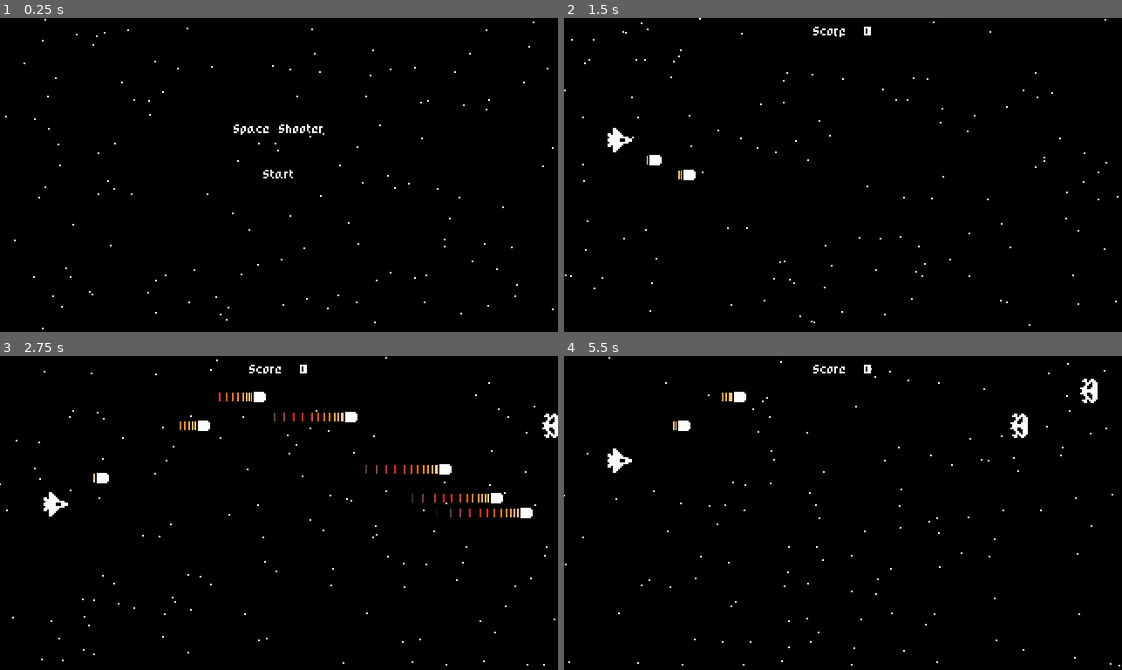
Above: before the commit, frames 1-4 (two rows, left to right).
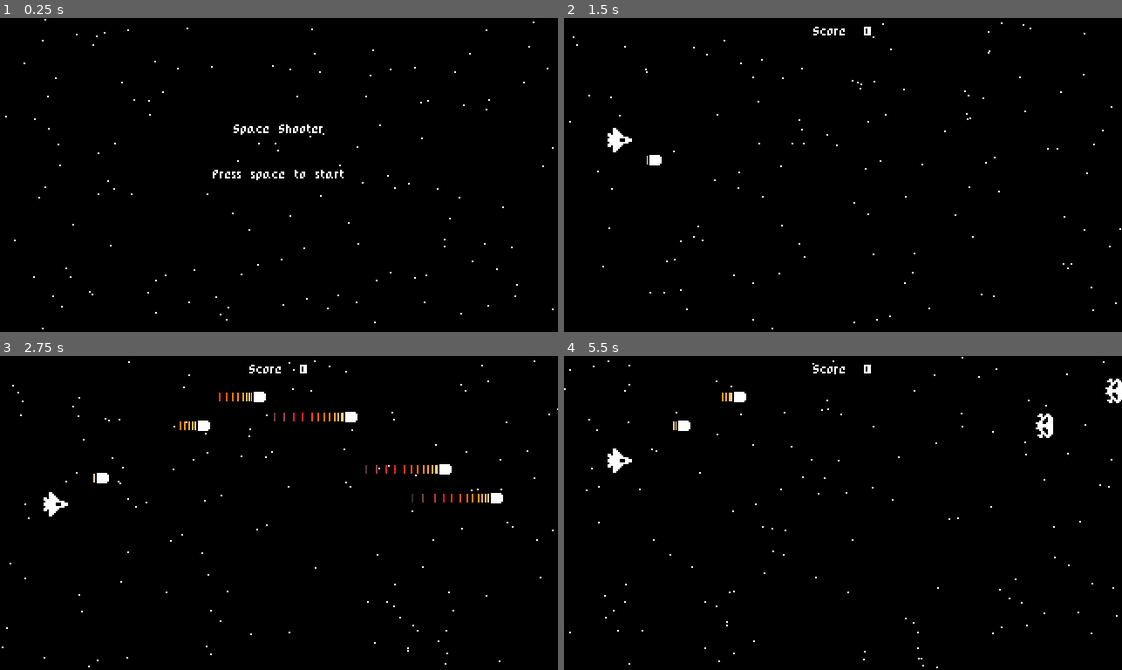
Above: after the commit, the same moments.

Repository: akira80kv/godot-space-shooter
Game: Godot game, scene res://StartMenu.tscn
The game is run twice, just before and just after one commit, with the same random seed, the same clock (stepped at 60 frames per second) and the same inputs.
Inputs (mouse positions are in pixels of both pictures, inside the frame that each line leads up to):
- Up to frame 1 (0.25 s): no input
- Up to frame 2 (1.5 s): click (843, 175) at 0.5 s, where only the run before the commit has a clickable "Start"; tap Space at 1.25 s; hold Up (ui_up) from 1.28 s (still down); tap Enter (ui_accept) at 1.35 s
- Up to frame 3 (2.75 s): tap Enter (ui_accept) at 1.52, 1.82, 2.1, 2.27, 2.57 s; release Up (ui_up) at 2.03 s; hold Down (ui_down) from 2.03 s (still down)
- Up to frame 4 (5.5 s): release Down (ui_down) at 2.78 s; hold Up (ui_up) 2.78-4.28 s; tap Enter (ui_accept) at 2.85, 3.6, 3.77, 4.07, 4.35, 4.52, 4.82, 5.1, 5.27 s; hold Down (ui_down) from 4.28 s (still down)

The runs differ from the first frame. In frame 1, 0.2% of the frame differs, in the area x 38-62%, y 48-52%; in frame 2, 0.5%; in frame 3, 0.7%; in frame 4, 1.0%, in the area x 0-100%, y 0-100%.

Commit message:
StartMenu made better

Diff:
--- a/StartMenu.gd
+++ b/StartMenu.gd
@@ -2,5 +2,6 @@
 
 
 
-func _on_StartButton_pressed():
-	get_tree().change_scene("res://World.tscn")
+func _process(delta):
+	if Input.is_action_just_pressed("ui_accept"):
+		get_tree().change_scene("res://World.tscn")
--- a/StartMenu.tscn
+++ b/StartMenu.tscn
@@ -1,10 +1,8 @@
-[gd_scene load_steps=5 format=2]
+[gd_scene load_steps=4 format=2]
 
 [ext_resource path="res://PixelFont.tres" type="DynamicFont" id=1]
 [ext_resource path="res://Particles2D.tscn" type="PackedScene" id=2]
 [ext_resource path="res://StartMenu.gd" type="Script" id=3]
-
-[sub_resource type="StyleBoxEmpty" id=1]
 
 [node name="StartMenu" type="Node"]
 script = ExtResource( 3 )
@@ -13,21 +11,6 @@
 anchor_right = 1.0
 anchor_bottom = 1.0
 color = Color( 0, 0, 0, 1 )
-__meta__ = {
-"_edit_use_anchors_": false
-}
-
-[node name="StartButton" type="Button" parent="."]
-margin_left = 128.0
-margin_top = 80.0
-margin_right = 192.0
-margin_bottom = 100.0
-custom_styles/hover = SubResource( 1 )
-custom_styles/pressed = SubResource( 1 )
-custom_styles/focus = SubResource( 1 )
-custom_styles/normal = SubResource( 1 )
-custom_fonts/font = ExtResource( 1 )
-text = "Start"
 __meta__ = {
 "_edit_use_anchors_": false
 }
@@ -44,5 +27,19 @@
 "_edit_use_anchors_": false
 }
 
+[node name="CenterContainer" type="CenterContainer" parent="."]
+anchor_right = 1.0
+anchor_bottom = 1.0
+__meta__ = {
+"_edit_use_anchors_": false
+}
+
+[node name="Label" type="Label" parent="CenterContainer"]
+margin_left = 122.0
+margin_top = 87.0
+margin_right = 198.0
+margin_bottom = 93.0
+custom_fonts/font = ExtResource( 1 )
+text = "Press space to start"
+
 [node name="Particles2D" parent="." instance=ExtResource( 2 )]
-[connection signal="pressed" from="StartButton" to="." method="_on_StartButton_pressed"]
